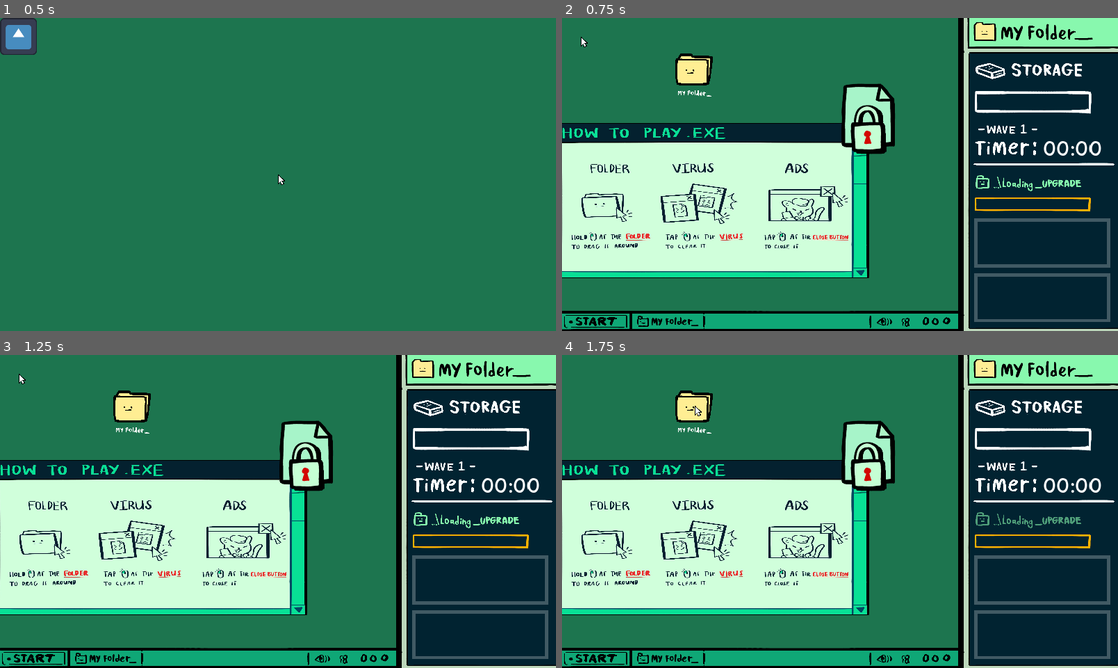
Above: before the commit, frames 1-4 (two rows, left to right).
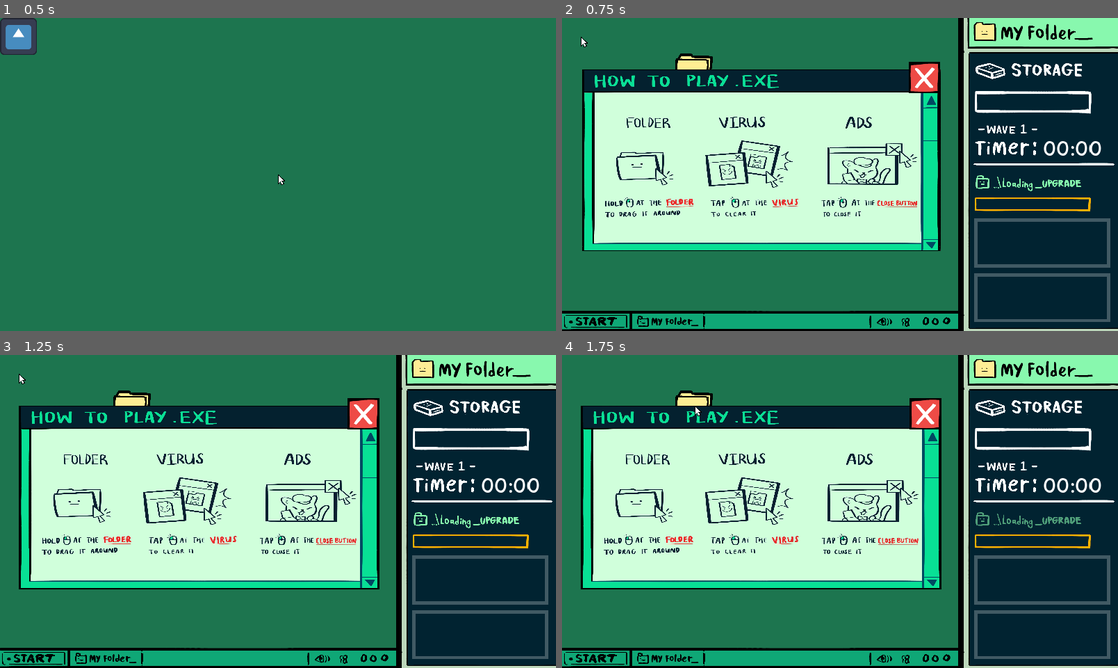
Above: after the commit, the same moments.

Repository: icheft524/Folder-Brawler
Game: Godot game, scene res://menu.tscn
Same seed, same stepped clock (60 frames per second), same inputs: the game is played once before the commit and once after it. The engine's default icon, where the game draws it, is replaced by a stand-in: a white triangle on a blue panel in a dark square.
Inputs (mouse positions are in pixels of both pictures, inside the frame that each line leads up to):
- Up to frame 1 (0.5 s): no input
- Up to frame 2 (0.75 s): click (578, 36) at 0.5 s
- Up to frame 3 (1.25 s): no input
- Up to frame 4 (1.75 s): tap Enter (ui_accept) at 1.25 s; drag from (1040, 580) to (695, 405) at 1.27 s

Frame 1 is identical in both runs. In frame 2, 31% of the frame differs, in the area x 0-69%, y 14-84%; in frame 3, 31%, in the area x 0-69%, y 13-84%; in frame 4, 31%.

Commit message:
pop test

Diff:
--- a/main.tscn
+++ b/main.tscn
@@ -227,4 +227,5 @@
 scale = Vector2(21.5312, 15.8906)
 
 [node name="popup" parent="." instance=ExtResource("14_2t6tj")]
-position = Vector2(406, 212)
+process_mode = 3
+position = Vector2(139, 224)
--- a/popup.gd
+++ b/popup.gd
@@ -1,70 +1,59 @@
 extends Node2D
 
-@onready var pic_wave1 = $wave1
-@onready var pic_wave2 = $wave2
-@onready var pic_wave3 = $wave3
-@onready var pic_wave4 = $wave4
-@onready var close_but = $close
+@onready var image = $image
+@onready var close_but = $"image/close"
 
 var mouse_close_in = false
 var already_clicked = false
+var normal = Vector2(0.369,0.274)
 #@export var close =  Vector2(0.8,0.8)
 
 var wave2 = true
 var wave3 = true
 var wave4 = true
+var pop =  Vector2(0.05,0.05)
+var close =  Vector2(0.1,0.1)
 
 
 func _ready():
 	global.tutorial = true
 	get_tree().paused = true
-	pic_wave1.visible = true
+	image.visible = true
 	close_but.visible = true
+	showpo()
 
 
+func showpo():
+	image.scale = normal
+	var tween = create_tween()
+	tween.tween_property(image,"scale",normal + pop,0.5).set_trans(Tween.TRANS_QUINT).set_ease(Tween.EASE_OUT)
+	tween.play()
 
-# Called every frame. 'delta' is the elapsed time since the previous frame.
+func closepo():
+	global.tutorial = false
+	image.visible = false
+	close_but.visible = false
+	if !global.on_upgrade:
+		get_tree().paused = false
+
 func _process(delta):
+	if image.scale < Vector2(0.3,0.3):
+		closepo()
 	if global.time == 22 and wave2: #wave2 big
-		global.tutorial = true
-		pic_wave2.visible = true
-		close_but.visible = true
-		get_tree().paused = true
+		_ready()
+		wave2 = false
 
 	if global.time == 47 and wave3: #wave3 enc
-		global.tutorial = true
-		pic_wave3.visible = true
-		close_but.visible = true
-		get_tree().paused = true
+		_ready()
+		wave3 = false
 
 	if global.time == 72 and wave4: #wave4 zip
-		global.tutorial = true
-		pic_wave4.visible = true
-		close_but.visible = true
-		get_tree().paused = true
+		_ready()
+		wave4 = false
 
 
 
 func _on_close_pressed():
-	global.tutorial = false
-	pic_wave1.visible = false
-	close_but.visible = false
-	get_tree().paused = false
-
-	if global.time == 22 and wave2: #wave2
-		global.tutorial = false
-		pic_wave2.visible = false
-		close_but.visible = false
-		get_tree().paused = false
-
-	if global.time == 47 and wave3: #wave3
-		global.tutorial = false
-		pic_wave3.visible = false
-		close_but.visible = false
-		get_tree().paused = false
-
-	if global.time == 72 and wave4: #wave4
-		global.tutorial = false
-		pic_wave4.visible = false
-		close_but.visible = false
-		get_tree().paused = false
+	var tween_close = create_tween()
+	tween_close.tween_property(image,"scale",normal - close,0.4).set_trans(Tween.TRANS_QUINT).set_ease(Tween.EASE_IN)
+	tween_close.play()
--- a/popup.tscn
+++ b/popup.tscn
@@ -1,53 +1,29 @@
-[gd_scene load_steps=8 format=3 uid="uid://bovydyeqng22q"]
+[gd_scene load_steps=4 format=3 uid="uid://bovydyeqng22q"]
 
 [ext_resource type="Script" path="res://popup.gd" id="1_k3w5a"]
 [ext_resource type="Texture2D" uid="uid://bf20bvp5rvt8u" path="res://art/howtoplay/howtoplay.png" id="2_8l3el"]
-[ext_resource type="Texture2D" uid="uid://d4adirdpdnev5" path="res://art/howtoplay/howtoplay2.png" id="3_a676d"]
 [ext_resource type="Texture2D" uid="uid://dtb01en0forhv" path="res://art/playerfolder/closebutton.png" id="3_ko2i3"]
-[ext_resource type="Texture2D" uid="uid://c0htportrao1r" path="res://art/howtoplay/howtoplay3.png" id="4_qdgwf"]
-[ext_resource type="Texture2D" uid="uid://dmosslnh6hbca" path="res://art/bigicon.png" id="5_vrkyl"]
-[ext_resource type="Texture2D" uid="uid://dpe1tstvmme0m" path="res://art/enemy/icon_lockB.png" id="6_k5u7h"]
 
 [node name="popup" type="Node2D"]
 process_mode = 2
 script = ExtResource("1_k3w5a")
 
-[node name="wave1" type="Sprite2D" parent="."]
+[node name="image" type="Sprite2D" parent="."]
 process_mode = 2
-visible = false
-position = Vector2(105, 418)
+position = Vector2(549, 267)
 scale = Vector2(0.369026, 0.274029)
 texture = ExtResource("2_8l3el")
 
-[node name="wave2" type="Sprite2D" parent="."]
+[node name="close" type="TextureButton" parent="image"]
 process_mode = 2
-visible = false
-position = Vector2(105, 418)
-scale = Vector2(0.357, 0.274)
-texture = ExtResource("3_a676d")
-
-[node name="wave3" type="Sprite2D" parent="."]
-process_mode = 2
-visible = false
-position = Vector2(105, 418)
-scale = Vector2(0.377, 0.274)
-texture = ExtResource("4_qdgwf")
-
-[node name="wave4" type="Sprite2D" parent="."]
-process_mode = 2
-visible = false
-position = Vector2(373, 415.943)
-scale = Vector2(19.4025, 14.5057)
-texture = ExtResource("5_vrkyl")
-
-[node name="close" type="TextureButton" parent="."]
-process_mode = 2
-offset_left = 519.0
-offset_top = 4.0
-offset_right = 660.0
-offset_bottom = 132.0
-texture_normal = ExtResource("6_k5u7h")
+offset_left = 1222.14
+offset_top = -1054.63
+offset_right = 1660.14
+offset_bottom = -505.633
+scale = Vector2(0.6, 0.6)
+texture_normal = ExtResource("3_ko2i3")
 texture_hover = ExtResource("3_ko2i3")
 ignore_texture_size = true
+stretch_mode = 0
 
-[connection signal="pressed" from="close" to="." method="_on_close_pressed"]
+[connection signal="pressed" from="image/close" to="." method="_on_close_pressed"]
